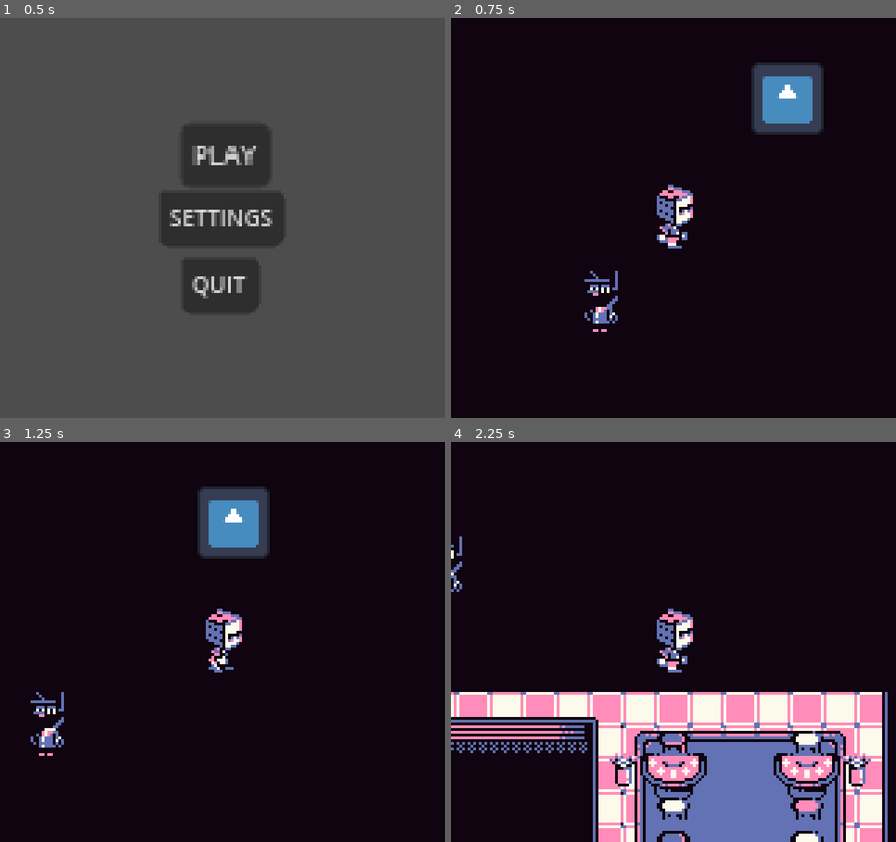
Above: before the commit, frames 1-4 (two rows, left to right).
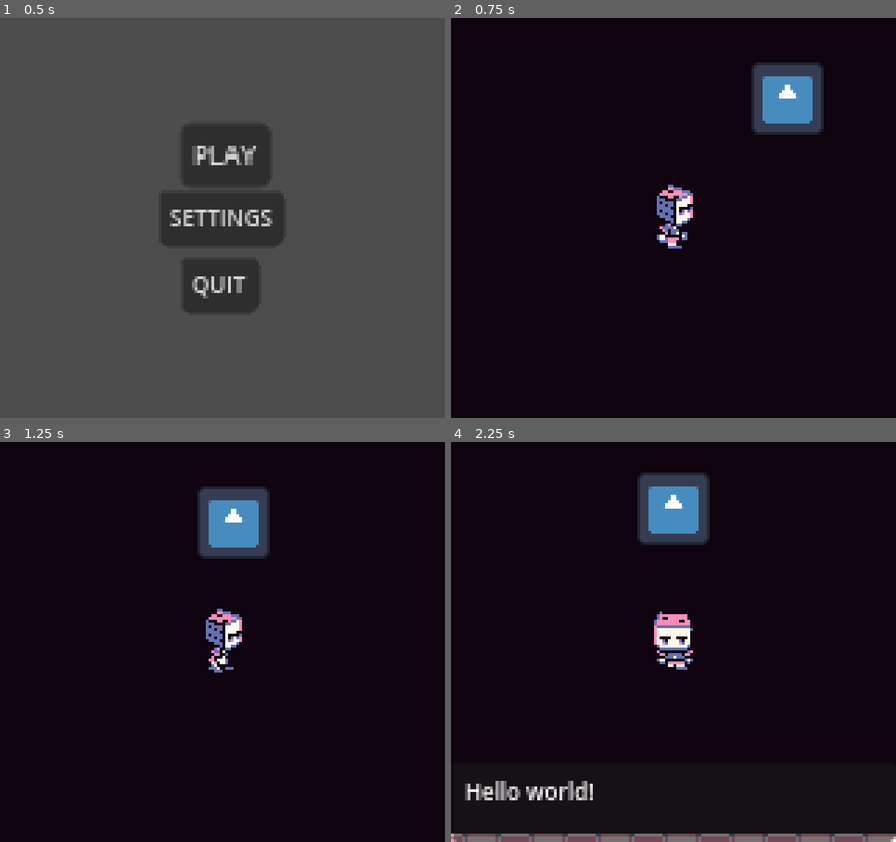
Above: after the commit, the same moments.

Repository: 0xspiderr/gbjam13_gamejam
Game: Godot game, scene res://ui/menus/main_menu.tscn
Two runs of this game, one before a commit and one after it. Both use one fixed random seed, a clock stepped at 60 frames per second and the inputs below. The engine's default icon, where the game draws it, is replaced by a stand-in: a white triangle on a blue panel in a dark square.
Inputs:
- Up to frame 1 (0.5 s): no input
- Up to frame 2 (0.75 s): tap Enter at 0.5 s; hold D (right) from 0.53 s (still down); hold Space (interact) from 0.53 s (still down)
- Up to frame 3 (1.25 s): keep holding D (right); keep holding Space (interact)
- Up to frame 4 (2.25 s): release D (right) at 1.28 s; release Space (interact) at 1.28 s; hold S (down) 1.28-2.03 s; tap Space (interact) at 1.35 s; hold D (right) from 2.03 s (still down); hold Space (interact) from 2.03 s (still down)

Frame 1 is identical in both runs. In frame 2, 0.4% of the frame differs, in the area x 30-38%, y 63-79%; in frame 3, 0.4%; in frame 4, 30%, in the area x 0-100%, y 7-100%.

Commit message:
basic dialogue done

Diff:
--- a/resources/npcs/cat_vendor_npc.tres
+++ b/resources/npcs/cat_vendor_npc.tres
@@ -64,4 +64,5 @@
 script = ExtResource("1_t1qjg")
 name = "Cat Vendor"
 sprite_frames = SubResource("SpriteFrames_d87uy")
+dialogues = Array[String](["Hi, welcome to the casino!", "Hello world!", "Goodbye, cruel world!"])
 metadata/_custom_type_script = "uid://c6dabu5biw7gj"
--- a/resources/npcs/npc_stats.gd
+++ b/resources/npcs/npc_stats.gd
@@ -4,3 +4,4 @@
 
 @export var name: String
 @export var sprite_frames: SpriteFrames
+@export var dialogues: Array[String]
--- a/scenes/game/game.gd
+++ b/scenes/game/game.gd
@@ -7,7 +7,10 @@
 
 var current_level: Node2D = null
 var current_enemy: Enemy = null
+var current_npc: NPC = null
+
 const COMBAT_TSCN: PackedScene = preload("uid://cnseaei7cyk0j")
+@onready var dialogue_ui: DialogueUI = %DialogueUI
 
 
 #region BUILTIN METHODS
@@ -15,12 +18,28 @@
 	SoundManager.change_music_stream(SoundManager.OVERWORLD)
 	EventBus.start_combat.connect(_on_start_combat)
 	EventBus.end_combat.connect(_on_end_combat)
+	EventBus.entered_dialogue_area.connect(_on_entered_dialogue_area)
+	EventBus.exited_dialogue_area.connect(_on_exited_dialogue_area)
+
 	_get_current_level()
 
 
 func _unhandled_input(event: InputEvent) -> void:
 	if event.is_action_pressed("exit"):
 		get_tree().quit()
+
+
+func _input(event: InputEvent) -> void:
+	# dont process player input if in combat or if talking
+	# to an npc.
+	if PlayerData.is_in_combat or PlayerData.is_talking:
+		return
+
+	if event.is_action_pressed("interact"):
+		if PlayerData.can_talk and is_instance_valid(current_npc):
+			PlayerData.is_talking = true
+			dialogue_ui.dialogue_list = current_npc.npc_stats.dialogues
+			dialogue_ui.visible = true
 #endregion
 
 
@@ -55,3 +74,15 @@
 		combat_scene.queue_free()
 
 #endregion
+
+
+#region DIALOGUE LOGIC
+func _on_entered_dialogue_area(npc: NPC) -> void:
+	PlayerData.can_talk = true
+	current_npc = npc
+
+
+func _on_exited_dialogue_area() -> void:
+	PlayerData.can_talk = false
+	current_npc = null
+#endregion
--- a/scenes/game/game.tscn
+++ b/scenes/game/game.tscn
@@ -1,7 +1,8 @@
-[gd_scene load_steps=3 format=3 uid="uid://dscp41dctwy3h"]
+[gd_scene load_steps=4 format=3 uid="uid://dscp41dctwy3h"]
 
 [ext_resource type="Script" uid="uid://crnuy0h8pe3n0" path="res://scenes/game/game.gd" id="1_0sr1o"]
 [ext_resource type="PackedScene" uid="uid://c6onavsfv4e3e" path="res://scenes/levels/level0.tscn" id="2_7h61r"]
+[ext_resource type="PackedScene" uid="uid://3h1q6twd686v" path="res://ui/dialogue/dialogue_ui.tscn" id="3_0sr1o"]
 
 [node name="Game" type="Node"]
 script = ExtResource("1_0sr1o")
@@ -11,3 +12,7 @@
 [node name="Level0" parent="CurrentScene" instance=ExtResource("2_7h61r")]
 
 [node name="CanvasLayer" type="CanvasLayer" parent="."]
+
+[node name="DialogueUI" parent="CanvasLayer" instance=ExtResource("3_0sr1o")]
+unique_name_in_owner = true
+visible = false
--- a/scenes/levels/level0.tscn
+++ b/scenes/levels/level0.tscn
@@ -313,4 +313,4 @@
 position = Vector2(135, 29)
 
 [node name="Npc" parent="." instance=ExtResource("6_d0grl")]
-position = Vector2(68, 102)
+position = Vector2(-51, 160)
--- a/scenes/npcs/npc.gd
+++ b/scenes/npcs/npc.gd
@@ -7,6 +7,23 @@
 
 
 func _ready() -> void:
+	# when a new npc spawns get the first animation from it's resource
+	# which is the idle animation for every npc and play it.
+	var idle_anim = npc_stats.sprite_frames.get_animation_names()[0]
 	npc_sprite.sprite_frames = npc_stats.sprite_frames
-	npc_sprite.animation = &"idle"
-	npc_sprite.play(&"idle")
+	npc_sprite.animation = idle_anim
+	npc_sprite.play(idle_anim)
+
+
+func _physics_process(_delta: float) -> void:
+	# dont process movement logic for the npcs if the player is in combat
+	if PlayerData.is_in_combat:
+		return
+
+
+func _on_dialogue_area_body_entered(body: Node2D) -> void:
+	EventBus.entered_dialogue_area.emit(self)
+
+
+func _on_dialogue_area_body_exited(body: Node2D) -> void:
+	EventBus.exited_dialogue_area.emit()
--- a/scenes/npcs/npc.tscn
+++ b/scenes/npcs/npc.tscn
@@ -1,9 +1,12 @@
-[gd_scene load_steps=4 format=3 uid="uid://mlu3i7nhaelg"]
+[gd_scene load_steps=5 format=3 uid="uid://mlu3i7nhaelg"]
 
 [ext_resource type="Script" uid="uid://dydo2x7362ptg" path="res://scenes/npcs/npc.gd" id="1_ivh6b"]
 [ext_resource type="Resource" uid="uid://cd4wgr2wxoeh3" path="res://resources/npcs/cat_vendor_npc.tres" id="2_m5fb5"]
 
 [sub_resource type="RectangleShape2D" id="RectangleShape2D_ivh6b"]
+
+[sub_resource type="CircleShape2D" id="CircleShape2D_m5fb5"]
+radius = 17.0
 
 [node name="Npc" type="CharacterBody2D"]
 script = ExtResource("1_ivh6b")
@@ -13,3 +16,11 @@
 
 [node name="CollisionShape2D" type="CollisionShape2D" parent="."]
 shape = SubResource("RectangleShape2D_ivh6b")
+
+[node name="DialogueArea" type="Area2D" parent="."]
+
+[node name="CollisionShape2D" type="CollisionShape2D" parent="DialogueArea"]
+shape = SubResource("CircleShape2D_m5fb5")
+
+[connection signal="body_entered" from="DialogueArea" to="." method="_on_dialogue_area_body_entered"]
+[connection signal="body_exited" from="DialogueArea" to="." method="_on_dialogue_area_body_exited"]
--- a/scenes/player/player.gd
+++ b/scenes/player/player.gd
@@ -9,20 +9,24 @@
 var last_position: Vector2
 
 
+#region BUILT IN GODOT METHODS
 func _ready() -> void:
 	pass
 
 
 func _physics_process(_delta: float) -> void:
-	# dont process player character move input if in combat.
-	if PlayerData.is_in_combat:
+	# dont process player character move input if in combat or if talking
+	# to an npc.
+	if PlayerData.is_in_combat or PlayerData.is_talking:
 		return
 
 	_play_animation()
 	_move_player()
 	move_and_slide()
+#endregion
 
 
+#region MOVEMENT AND ANIMATION LOGIC
 func _move_player() -> void:
 	player_dir = Input.get_vector("left", "right", "up", "down")
 
@@ -57,3 +61,4 @@
 		player_sprites.play(&"walk_right")
 	elif player_dir.x == -1:
 		player_sprites.play(&"walk_left")
+#endregion
--- a/singletons/event_bus.gd
+++ b/singletons/event_bus.gd
@@ -1,5 +1,10 @@
 extends Node
 
+@warning_ignore("unused_signal")
 # combat signals
 signal start_combat(enemy: Enemy)
 signal end_combat()
+
+# dialogue signals
+signal entered_dialogue_area(npc: NPC)
+signal exited_dialogue_area()
--- a/singletons/player_data.gd
+++ b/singletons/player_data.gd
@@ -6,6 +6,8 @@
 var damage: int = 1
 var luck: float = 0.0
 var is_in_combat: bool = false
+var can_talk: bool = false
+var is_talking: bool = false
 
 
 func toggle_is_in_combat() -> void:
--- /dev/null
+++ b/ui/dialogue/dialogue_ui.gd
@@ -0,0 +1,30 @@
+class_name DialogueUI
+extends Control
+
+
+@onready var dialogue_text: Label = %DialogueText
+var dialogue_list: Array[String] = []
+var diag_index: int = 0
+
+
+func _ready() -> void:
+	pass
+
+
+func _unhandled_input(event: InputEvent) -> void:
+	if dialogue_list.is_empty():
+		return
+
+	if event.is_action_pressed("interact"):
+		continue_dialogue()
+
+
+func continue_dialogue() -> void:
+	if diag_index >= dialogue_list.size():
+		visible = false
+		diag_index = 0
+		PlayerData.is_talking = false
+		return
+
+	dialogue_text.text = dialogue_list[diag_index]
+	diag_index += 1
--- /dev/null
+++ b/ui/dialogue/dialogue_ui.tscn
@@ -0,0 +1,41 @@
+[gd_scene load_steps=2 format=3 uid="uid://3h1q6twd686v"]
+
+[ext_resource type="Script" uid="uid://crrh862e5ry8s" path="res://ui/dialogue/dialogue_ui.gd" id="1_2081n"]
+
+[node name="DialogueUI" type="Control"]
+layout_mode = 3
+anchors_preset = 15
+anchor_right = 1.0
+anchor_bottom = 1.0
+grow_horizontal = 2
+grow_vertical = 2
+script = ExtResource("1_2081n")
+
+[node name="Panel" type="Panel" parent="."]
+layout_mode = 1
+anchors_preset = 7
+anchor_left = 0.5
+anchor_top = 1.0
+anchor_right = 0.5
+anchor_bottom = 1.0
+offset_left = -80.0
+offset_top = -29.0
+offset_right = 80.0
+grow_horizontal = 2
+grow_vertical = 0
+
+[node name="DialogueText" type="Label" parent="Panel"]
+unique_name_in_owner = true
+layout_mode = 1
+anchors_preset = 7
+anchor_left = 0.5
+anchor_top = 1.0
+anchor_right = 0.5
+anchor_bottom = 1.0
+offset_left = -75.0
+offset_top = -24.0
+offset_right = 75.0
+offset_bottom = -1.0
+grow_horizontal = 2
+grow_vertical = 0
+theme_override_font_sizes/font_size = 8
Not shown, added: ui/dialogue/dialogue_ui.gd.uid
